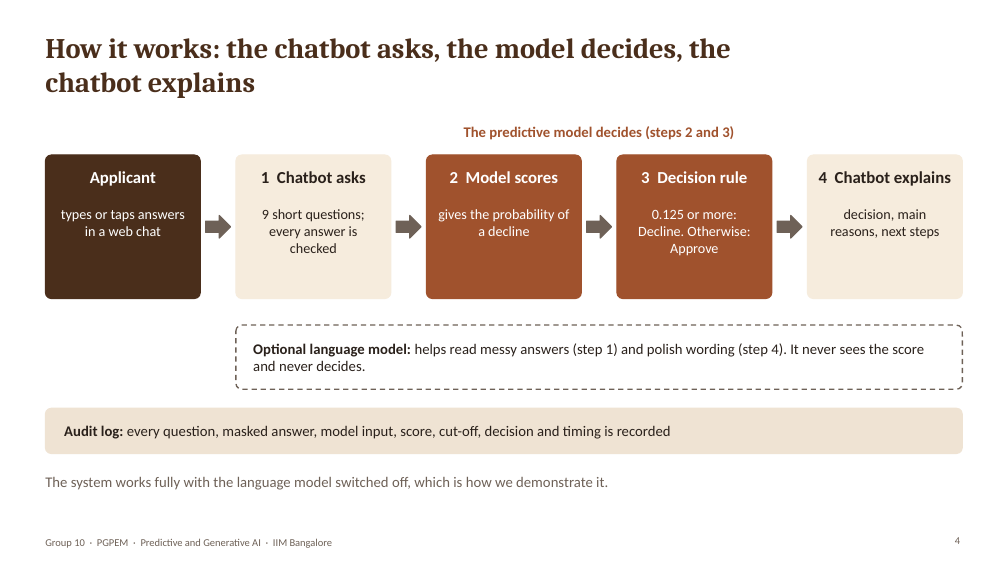
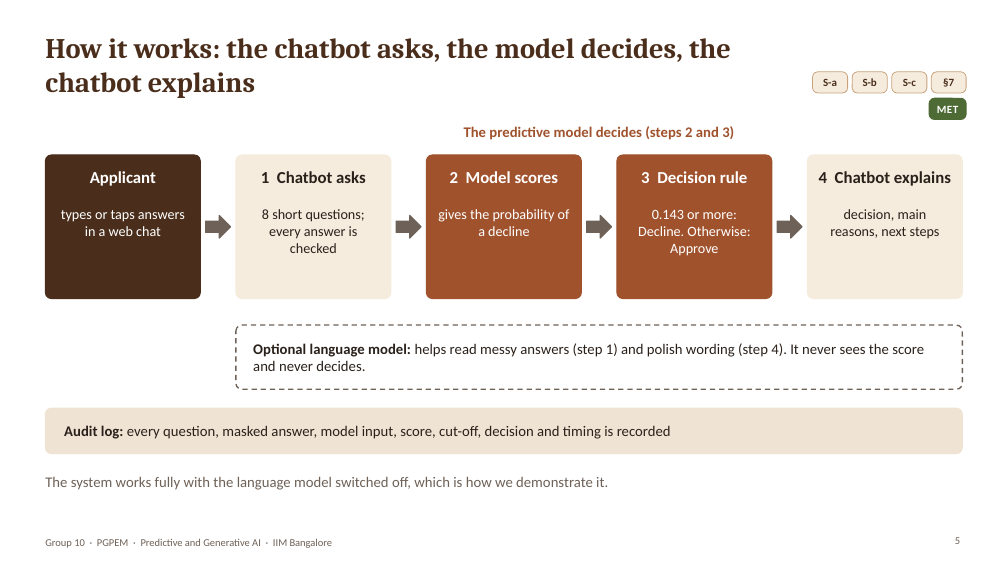
Before and after one commit to joymondal/abc_credit_project, a slide deck: slide 5 of docs/ABC_Credit_Chatbot_Presentation.pptx (slide 4 before the commit). Drawn at 1008x567 pixels with LibreOffice and Linux fonts; fonts in the diff are those of the drawing; background and template pictures are left out. Boxes give left, top, right and bottom in pixels: in the first picture for what was removed or moved away, otherwise in the second. Text is boxed around its words. In the diff, an @@ line names an element or a change of style, - is before the commit and + after.

Commit message:
Add files via upload
Retrained Model with Updated Cost Ratio to 6 and No Salary variable. Kept the old model configurable in chatbot.

```diff
--- a/docs/ABC_Credit_Chatbot_Presentation.pptx
+++ b/docs/ABC_Credit_Chatbot_Presentation.pptx
@@ rounded rectangle added at (x1=813, y1=72, x2=848, y2=93), fill #F6ECDD, outline #C9A27C 0.75 pt @@
@@ text added at (x1=823, y1=79, x2=837, y2=86), 10.5 pt, text #4A2E1B, bold @@
+S-a
@@ rounded rectangle added at (x1=852, y1=72, x2=887, y2=93), fill #F6ECDD, outline #C9A27C 0.75 pt @@
@@ text added at (x1=863, y1=78, x2=877, y2=86), 10.5 pt, text #4A2E1B, bold @@
+S-b
@@ rounded rectangle added at (x1=892, y1=72, x2=927, y2=93), fill #F6ECDD, outline #C9A27C 0.75 pt @@
@@ text added at (x1=903, y1=79, x2=916, y2=86), 10.5 pt, text #4A2E1B, bold @@
+S-c
@@ rounded rectangle added at (x1=932, y1=72, x2=966, y2=93), fill #F6ECDD, outline #C9A27C 0.75 pt @@
@@ text added at (x1=943, y1=78, x2=954, y2=87), 10.5 pt, text #4A2E1B, bold @@
+§7
@@ rounded rectangle added at (x1=929, y1=98, x2=966, y2=119), fill #4E6B35, outline #4E6B35 1 pt @@
@@ text added at (x1=937, y1=106, x2=958, y2=113), 10.5 pt, text #FFFFFF, bold @@
+MET
@@ text at (x1=262, y1=209, x2=365, y2=253): text changed @@
-9 short questions; every answer is checked
+8 short questions; every answer is checked
@@ text at (x1=638, y1=210, x2=750, y2=256): text changed @@
-0.125 or more: Decline. Otherwise: Approve
+0.143 or more: Decline. Otherwise: Approve
```
Also in this commit, not shown: 20 other slides changed, 7 slides added, 1 slide removed, 41 other files.
